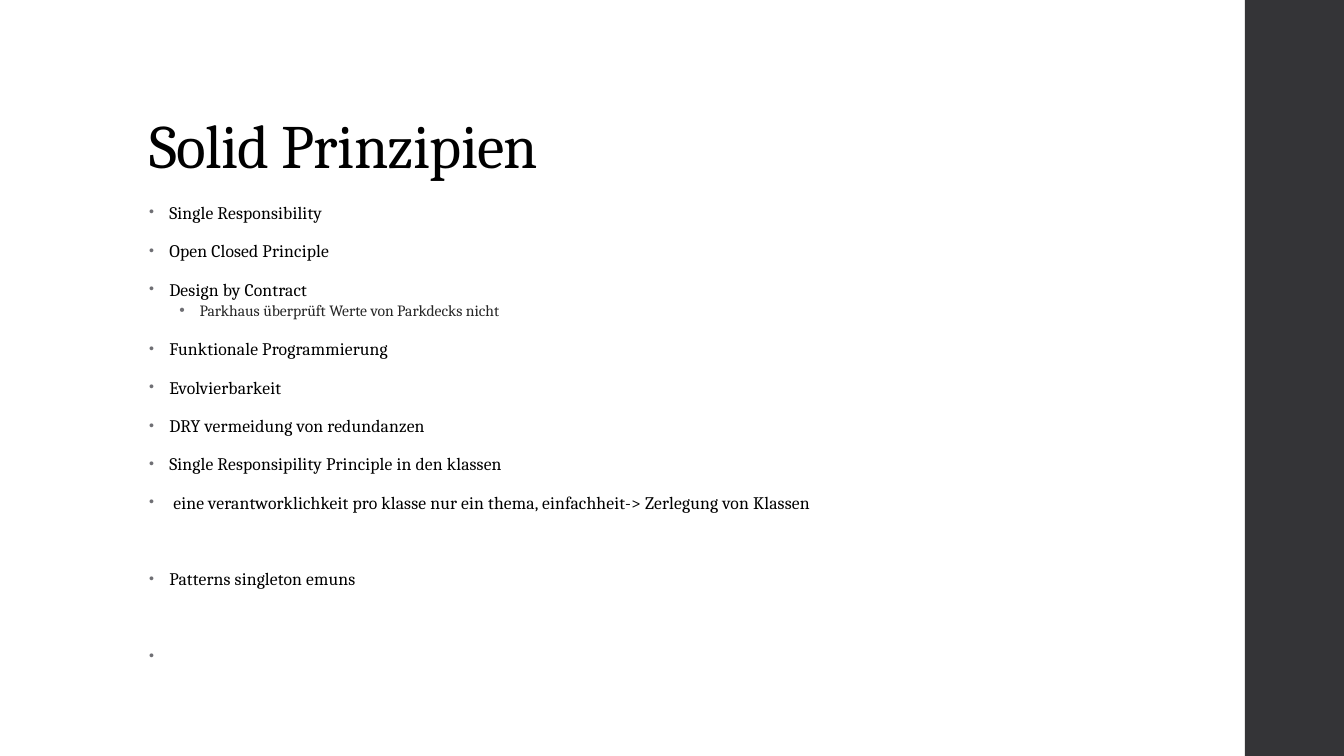
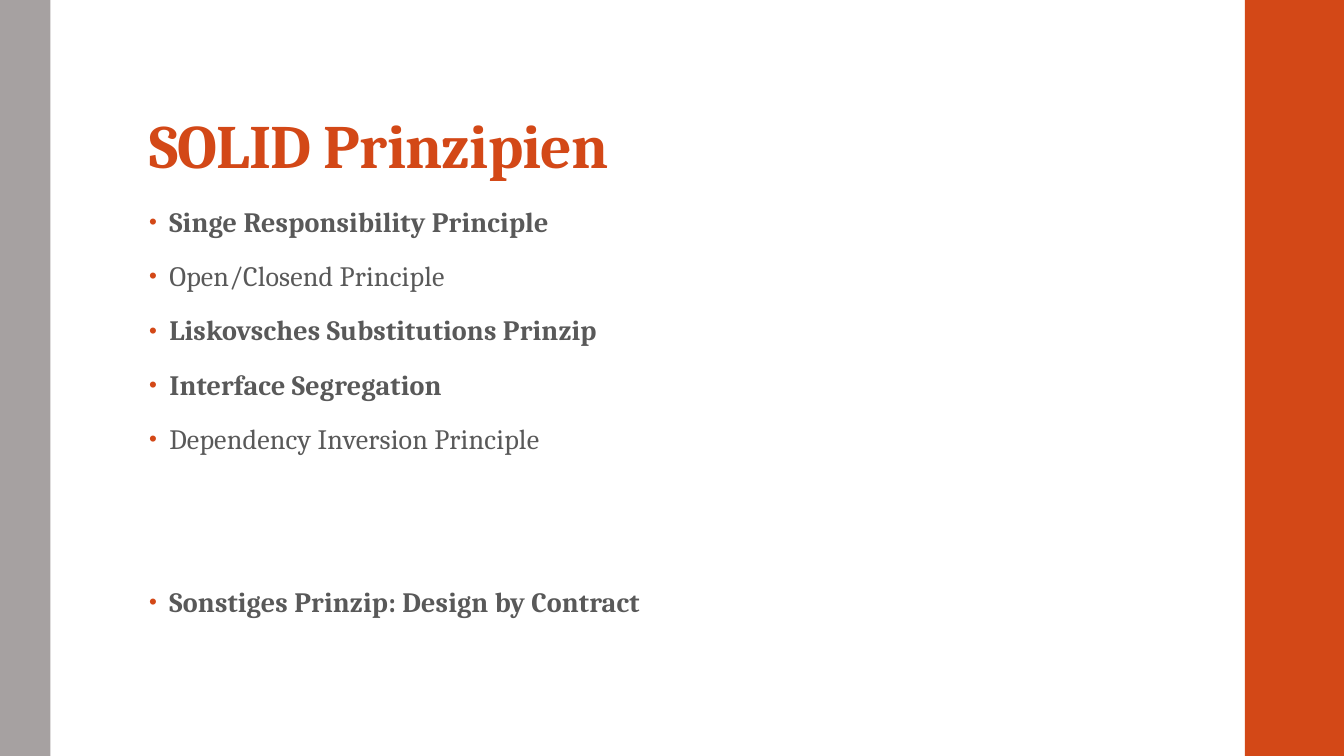
Before and after one commit to CodeIsJustLikeMagic/SE1Minutes, a slide deck: slide 6 of Projekt Diagramme/19 Präsentation und Demo.pptx. Drawn at 1344x756 pixels with LibreOffice and Linux fonts; fonts in the diff are those of the drawing. Boxes give left, top, right and bottom in pixels: in the first picture for what was removed or moved away, otherwise in the second. Text is boxed around its words. In the diff, an @@ line names an element or a change of style, - is before the commit and + after.

```diff
--- a/Projekt Diagramme/19 Präsentation und Demo.pptx
+++ b/Projekt Diagramme/19 Präsentation und Demo.pptx
@@ rectangle added at bbox=[0, 0, 50, 756], fill #A6A1A1 @@
@@ rectangle at bbox=[1245, 0, 1344, 756]: fill #353537 to #D34817 @@
@@ title at bbox=[149, 125, 609, 181]: text changed; text colour #000000 to #D34817; bold on @@
-Solid Prinzipien
+SOLID Prinzipien
@@ text at bbox=[169, 212, 639, 618]: text changed; size 12.6 to 20 pt; text colour #000000 to #595959; bold on @@
-• Single Responsibility
-• Open Closed Principle
-• Design by Contract
-  • Parkhaus überprüft Werte von Parkdecks nicht
-• Funktionale Programmierung
-• Evolvierbarkeit
-• DRY vermeidung von redundanzen
-• Single Responsipility Principle in den klassen
-• eine verantworklichkeit pro klasse nur ein thema, einfachheit-> Zerlegung von Klassen
-• Patterns singleton emuns
+• Singe Responsibility Principle
+• Open/Closend Principle
+• Liskovsches Substitutions Prinzip
+• Interface Segregation
+• Dependency Inversion Principle
+• Sonstiges Prinzip: Design by Contract
```
Also in this commit, not shown: 6 other slides changed.
